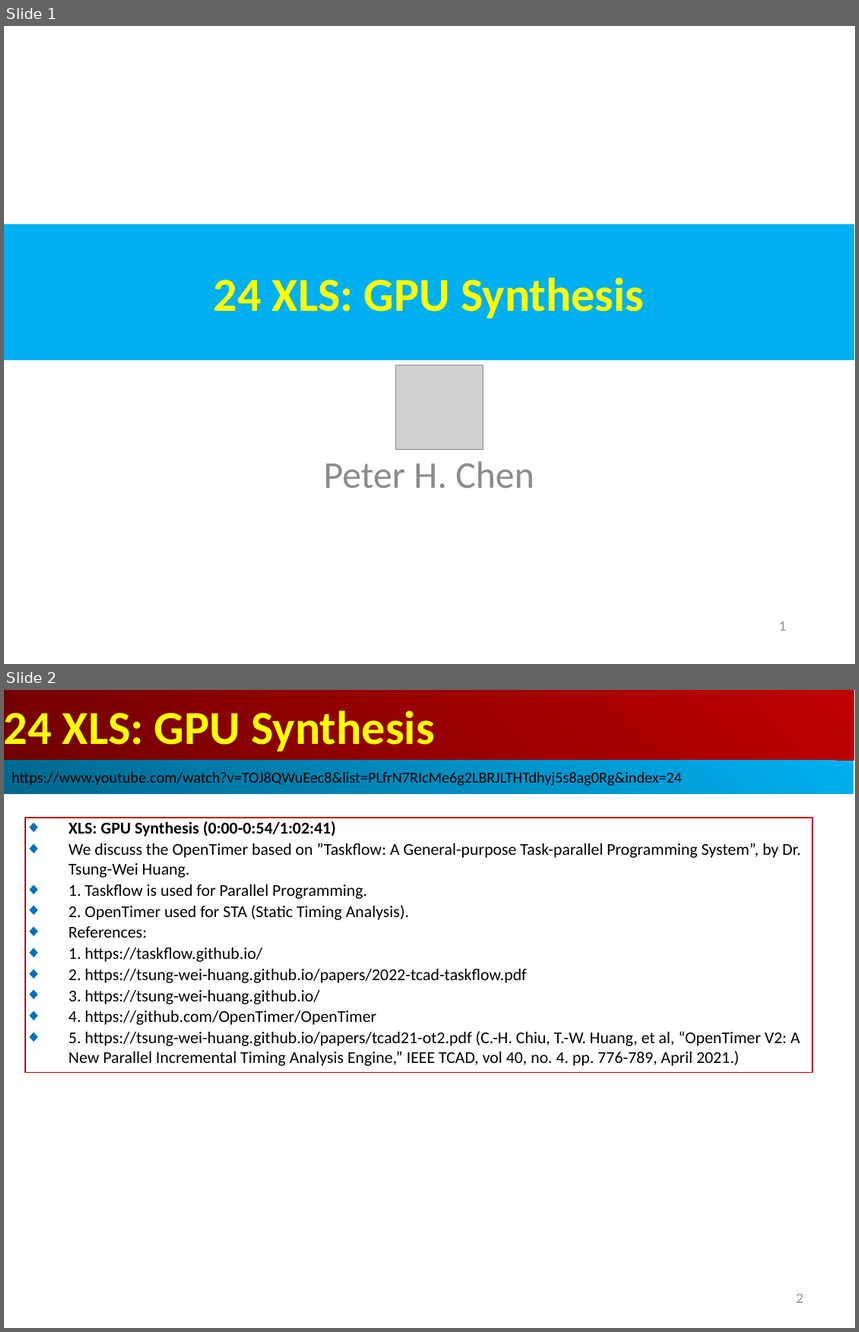
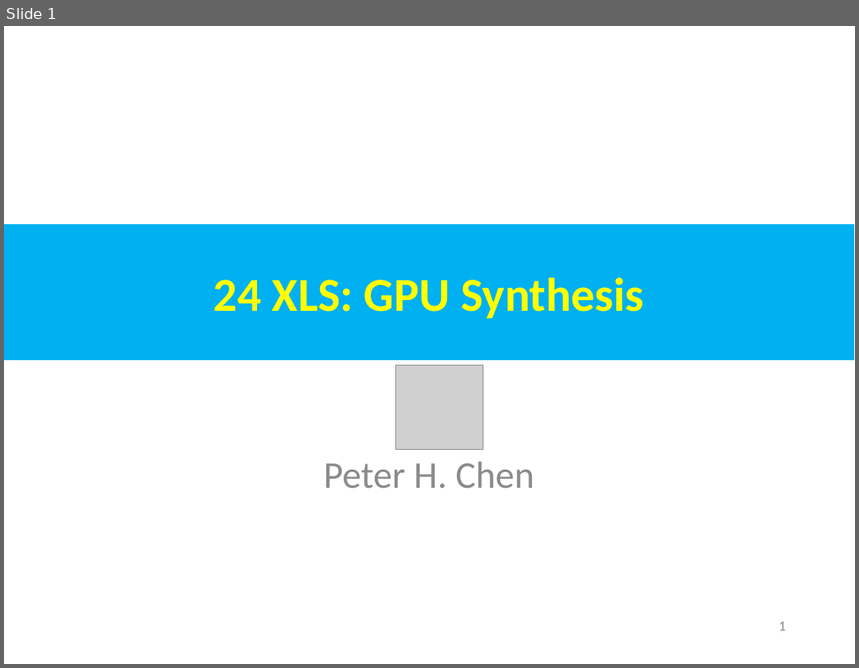
Before and after one commit to peterhchen/AIU_CS800_Chisel, a slide deck: 500_UCSC_HWD/024_XLS_GPU/000_Video/024.XLS_GPU.ppt. Shown one above the other, each under a label of ours: slides 1 and 2 before the commit, slide 1 after it. The pictures are 859x1332 and 859x668 pixels, drawn with LibreOffice and Linux fonts; fonts in the diff are those of the drawing; grey boxes stand for pictures. Boxes give left, top, right and bottom in pixels: in the first picture for what was removed or moved away, otherwise in the second. Text is boxed around its words. In the diff, an @@ line names an element or a change of style, - is before the commit and + after.

```diff
--- a/500_UCSC_HWD/024_XLS_GPU/000_Video/024.XLS_GPU.ppt
+++ b/500_UCSC_HWD/024_XLS_GPU/000_Video/024.XLS_GPU.ppt
@@ slide 2 removed at [4, 690, 855, 1328], background #FFFFFF @@
@@ rectangle removed at [4, 690, 854, 761] @@
-24 XLS: GPU Synthesis
@@ rectangle removed at [4, 761, 854, 794] @@
-https://www.youtube.com/watch?v=TOJ8QWuEec8&list=PLfrN7RIcMe6g2LBRJLTHTdhyj5s8ag0Rg&index=24
@@ rectangle removed at [25, 818, 813, 1073] @@
-◆ XLS: GPU Synthesis (0:00-0:54/1:02:41)
-◆ We discuss the OpenTimer based on ”Taskflow: A General-purpose Task-parallel Programming System”, by Dr. Tsung-Wei Huang.
-◆ 1. Taskflow is used for Parallel Programming.
-◆ 2. OpenTimer used for STA (Static Timing Analysis).
-◆ References:
-◆ 1. https://taskflow.github.io/
-◆ 2. https://tsung-wei-huang.github.io/papers/2022-tcad-taskflow.pdf
-◆ 3. https://tsung-wei-huang.github.io/
-◆ 4. https://github.com/OpenTimer/OpenTimer
-◆ 5. https://tsung-wei-huang.github.io/papers/tcad21-ot2.pdf (C.-H. Chiu, T.-W. Huang, et al, “OpenTimer V2: A New Parallel Incremental Timing Analysis Engine,” IEEE TCAD, vol 40, no. 4. pp. 776-789, April 2021.)
@@ page number removed at [797, 1294, 804, 1303] @@
-2
```
Also in this commit, not shown: 1 slide changed, 10 slides added, 1 other slide removed.
